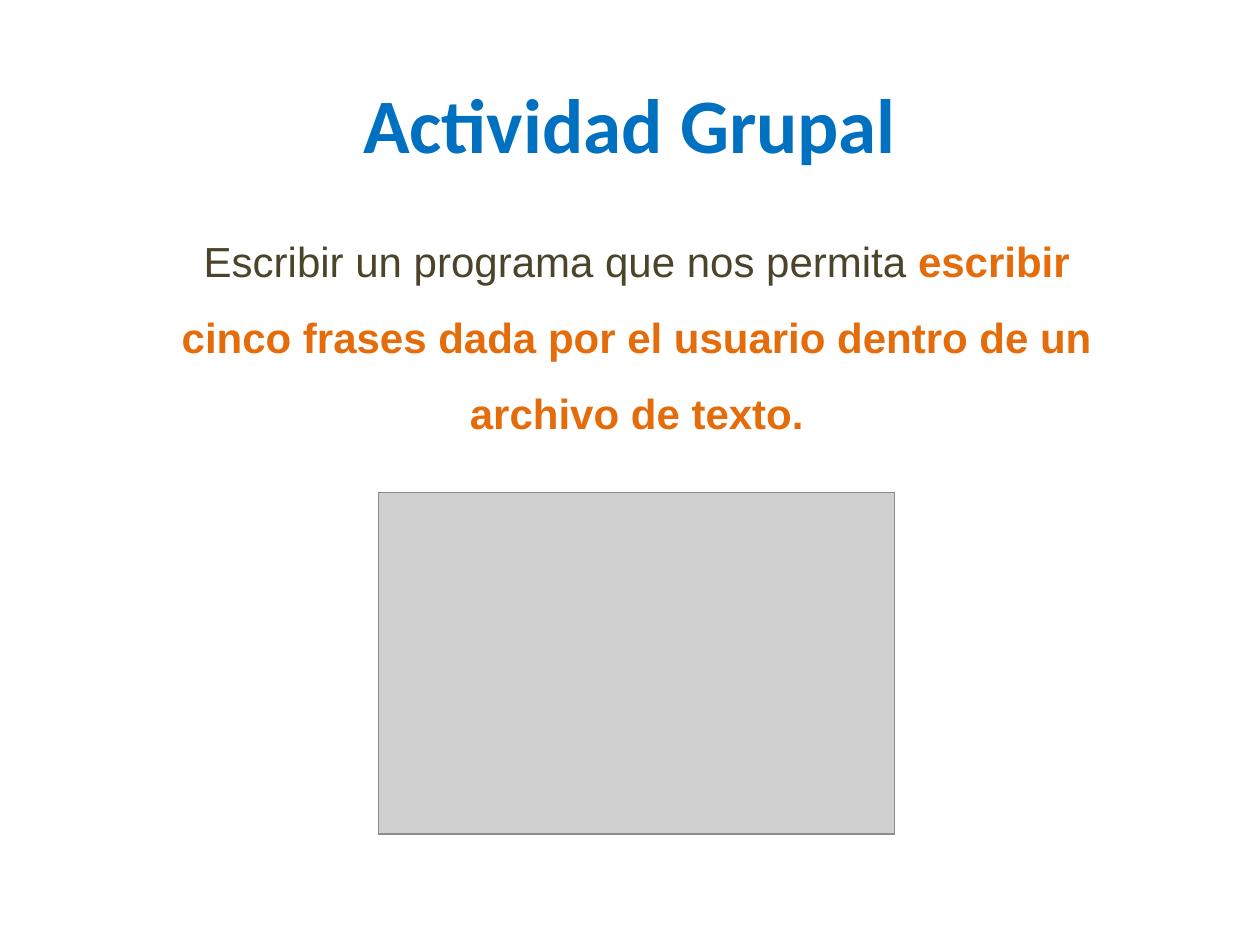
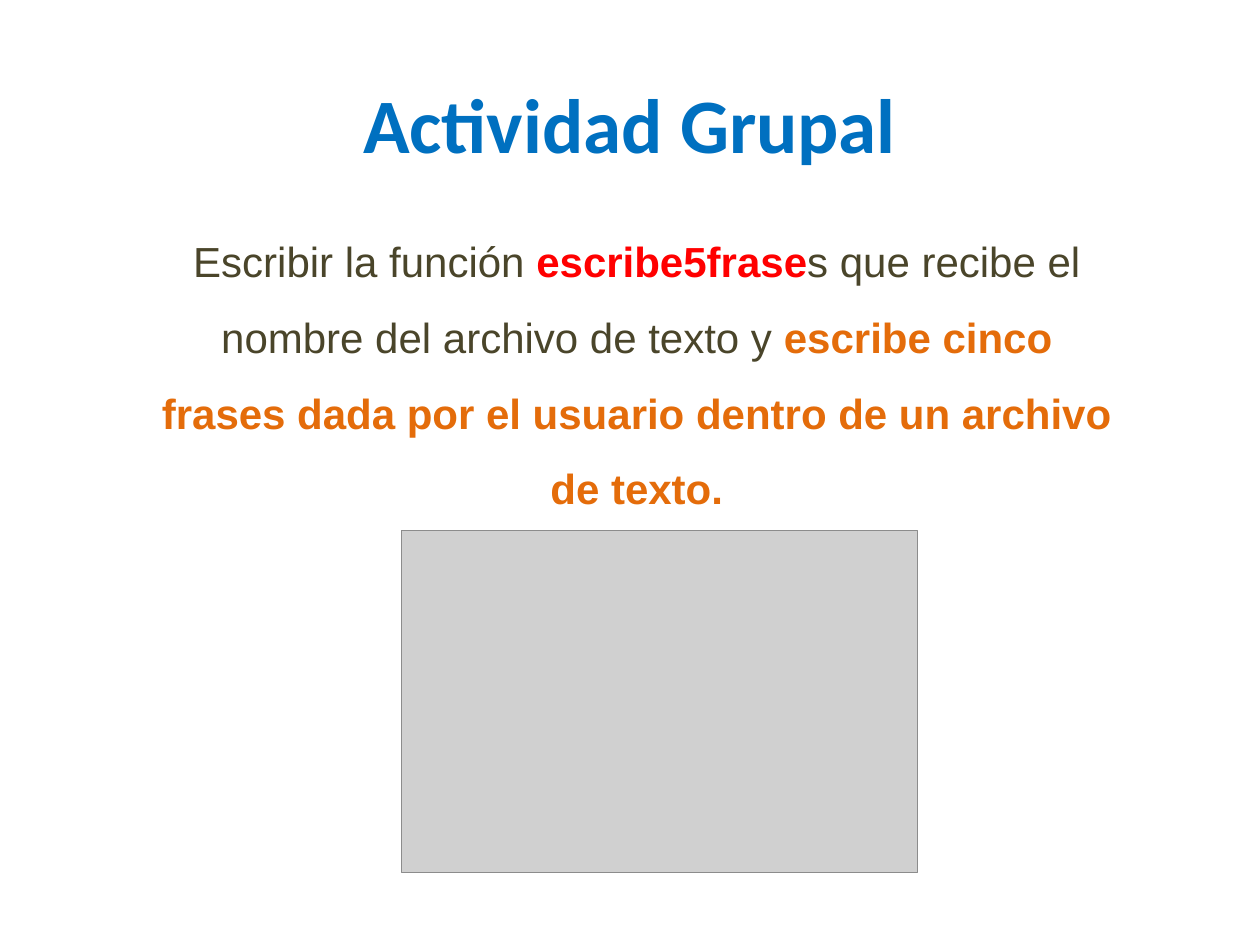
Before and after one commit to lizetheP/PensamientoC, a slide deck: slide 18 of calendario/documentos/10_Archivos.pptx. Drawn at 1260x945 pixels with LibreOffice and Linux fonts; fonts in the diff are those of the drawing; grey boxes stand for pictures. Boxes give left, top, right and bottom in pixels: in the first picture for what was removed or moved away, otherwise in the second. Text is boxed around its words. In the diff, an @@ line names an element or a change of style, - is before the commit and + after.

```diff
--- a/calendario/documentos/10_Archivos.pptx
+++ b/calendario/documentos/10_Archivos.pptx
@@ text at (x1=162, y1=246, x2=1111, y2=505): text changed @@
-Escribir un programa que nos permita escribir cinco frases dada por el usuario dentro de un archivo de texto.
+Escribir la función escribe5frases que recibe el nombre del archivo de texto y escribe cinco frases dada por el usuario dentro de un archivo de texto.
@@ picture moved from (x1=379, y1=493, x2=895, y2=834) to (x1=402, y1=530, x2=917, y2=872) @@
```
Also in this commit, not shown: 14 other slides changed, 4 other files.
